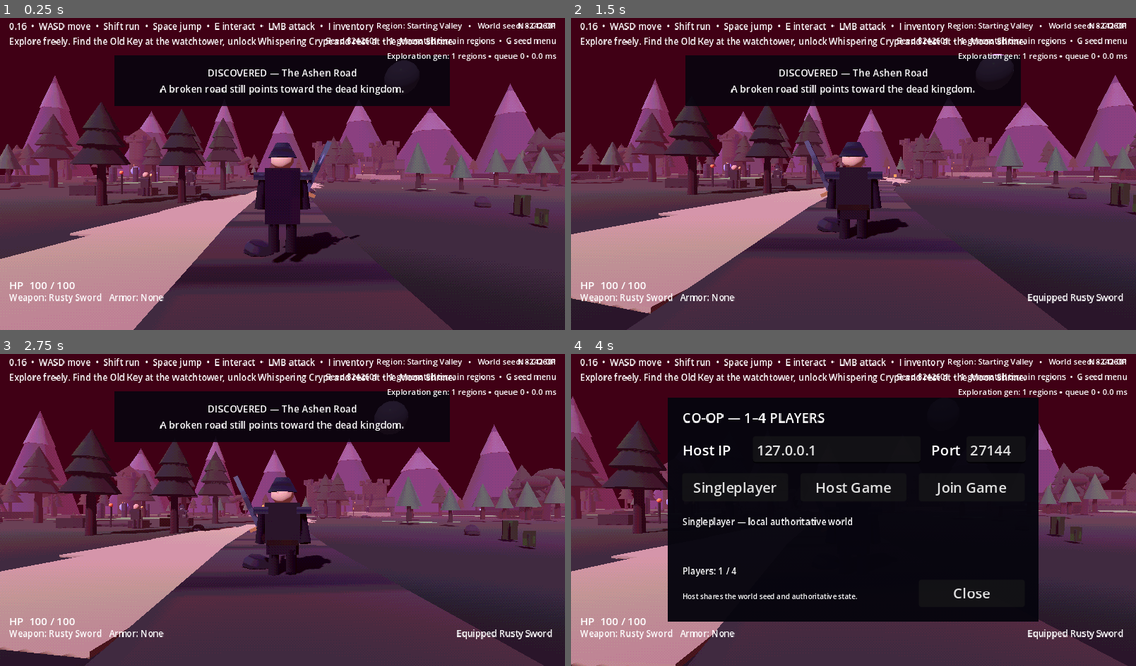
Above: before the commit, frames 1-4 (two rows, left to right).
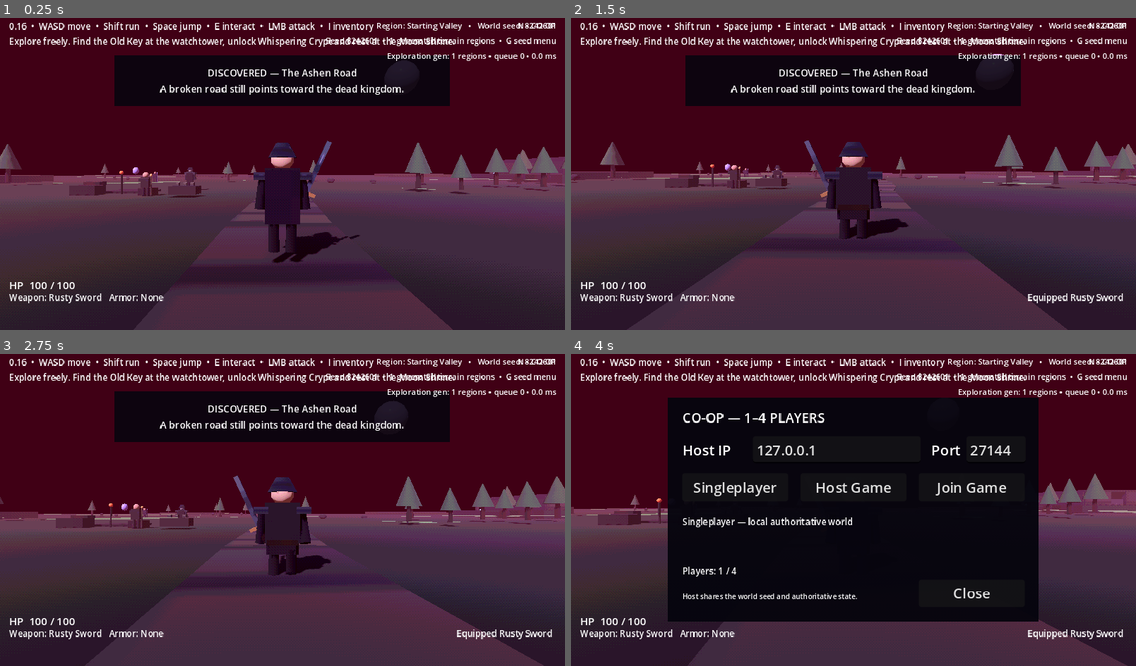
Above: after the commit, the same moments.

Repository: jasonjllind-cpu/aispel
Game: Godot game, scene res://main.tscn
Same seed, same stepped clock (60 frames per second), same inputs: the game is played once before the commit and once after it.
Inputs (mouse positions are in pixels of both pictures, inside the frame that each line leads up to):
- Up to frame 1 (0.25 s): no input
- Up to frame 2 (1.5 s): tap Enter at 0.5 s; move the mouse to (881, 170) at 0.52 s; press the mouse at (881, 170) at 0.53 s; hold W (move_forward) from 0.53 s (still down); tap Space (jump) at 0.77 s; move the mouse to (825, 174) at 1.27 s; release the mouse at (825, 174) at 1.28 s; tap R (equip_next) at 1.35 s
- Up to frame 3 (2.75 s): keep holding W (move_forward); tap Space (jump) at 1.52 s; move the mouse to (293, 500) at 2.02 s; hold E (interact) from 2.03 s (still down)
- Up to frame 4 (4 s): keep holding W (move_forward); tap Space (jump) at 2.75, 3.02, 3.77 s; move the mouse to (847, 513) at 2.77 s; release E (interact) at 2.78 s; tap Shift (sprint) at 2.85 s; move the mouse to (893, 510) at 3.52 s; tap N at 3.6 s

The runs differ from the first frame. In frame 1, 23% of the frame differs, in the area x 0-100%, y 18-100%; in frame 2, 21%; in frame 3, 22%; in frame 4, 11%.

Commit message:
Use procedural world as playable runtime

Diff:
--- a/scripts/world_runtime.gd
+++ b/scripts/world_runtime.gd
@@ -2,18 +2,22 @@
 
 const RUNTIME_PERFORMANCE_MONITOR := preload("res://scripts/core/runtime_performance_monitor.gd")
 
-# Runtime boundary for the legacy hand-authored starting scene.
+# The playable client now uses the procedural systems in main.tscn as the
+# authoritative visible world. Keep only presentation, a safety floor, the
+# player and HUD from the original hand-authored prototype.
 #
-# The visual prototype in world.gd intentionally builds many PrimitiveMesh nodes.
-# Those are client presentation only and the Godot dummy renderer used by
-# headless/dedicated-server runtimes cannot consume them safely. Procedural world,
-# exploration state, collision and persistence live in separate child systems and
-# still initialise normally when this legacy presentation layer is skipped.
+# ProceduralWorldSystem creates seed-driven terrain. ProceduralExplorationSystem
+# creates the road, vegetation, POIs, encounters and loot. Avoiding
+# super._ready() prevents the old fixed map from being built on top of them.
 func _ready() -> void:
 	_install_runtime_performance_monitor()
 	if DisplayServer.get_name() == "headless":
 		return
-	super._ready()
+	_build_environment()
+	_build_ground()
+	_spawn_player()
+	_build_retro_postprocess()
+	_build_hud()
 
 func _install_runtime_performance_monitor() -> void:
 	if has_node("RuntimePerformanceMonitor"):
